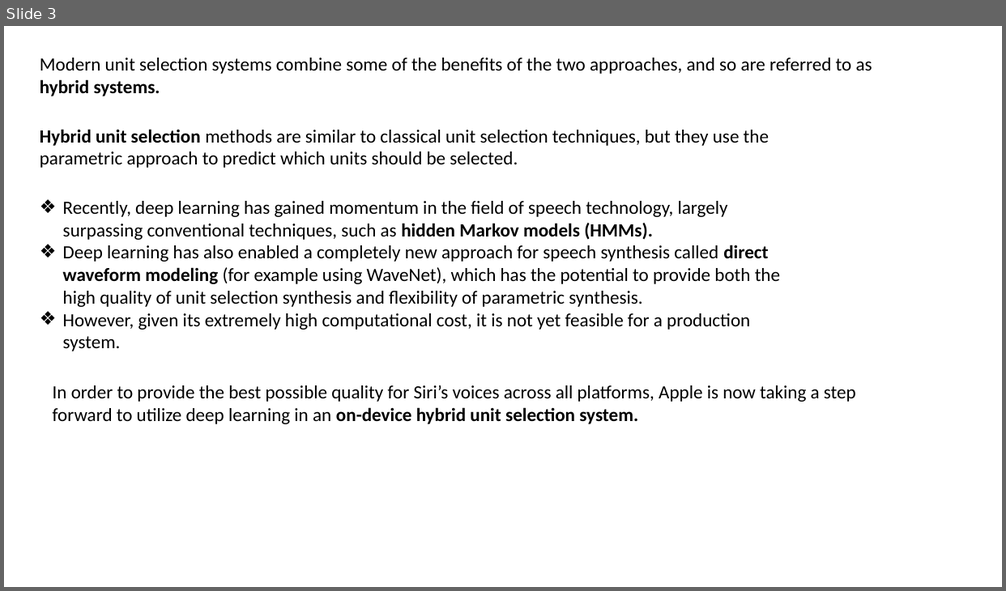
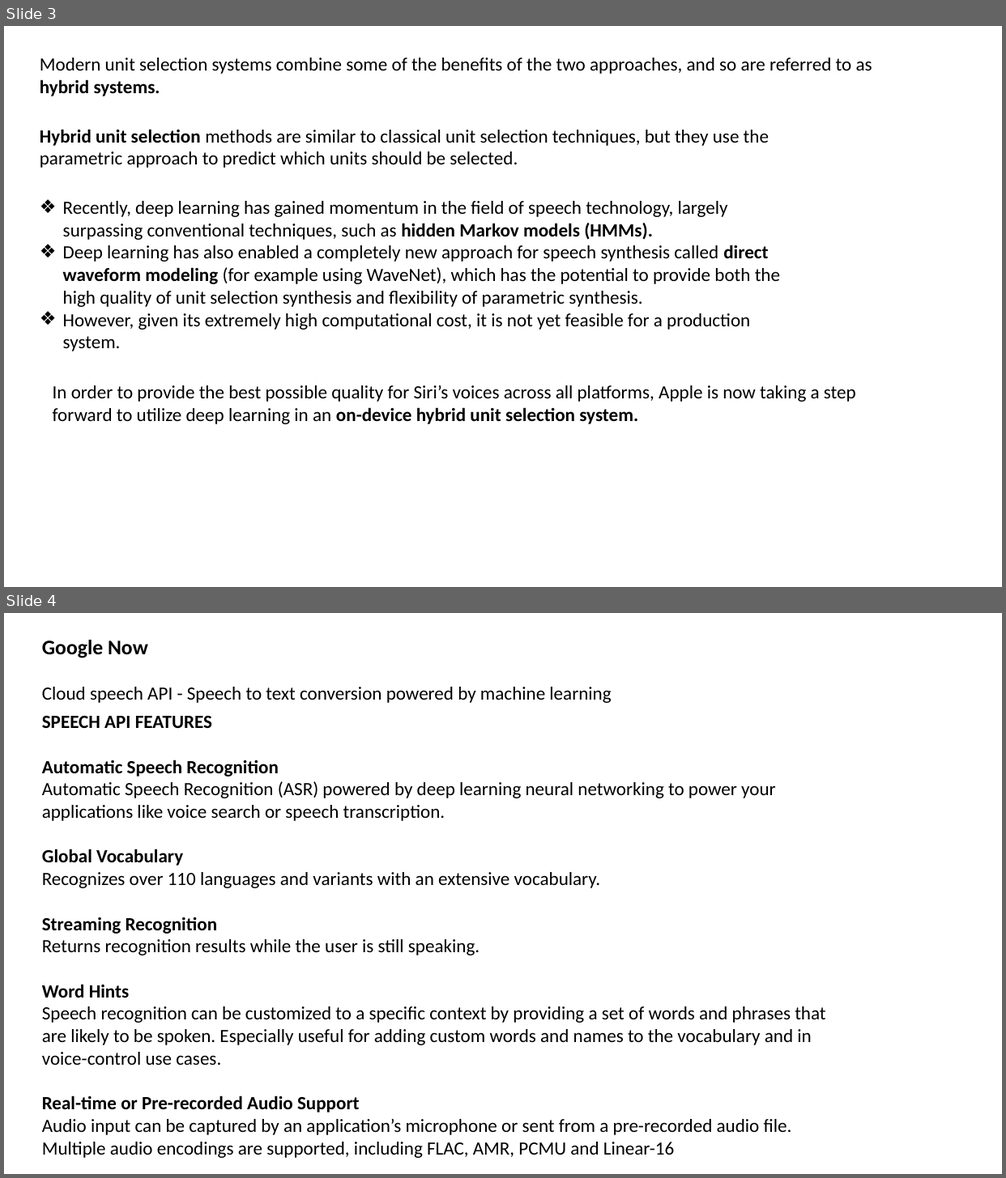
Before and after one commit to maddy6/LSTM_DEEP, a slide deck: Voice_Based_AI_Applications.pptx. Shown one above the other, each under a label of ours: slide 3 before the commit, slides 3 and 4 after it. The pictures are 1006x591 and 1006x1178 pixels, drawn with LibreOffice and Linux fonts; fonts in the diff are those of the drawing. Boxes give left, top, right and bottom in pixels: in the first picture for what was removed or moved away, otherwise in the second. Text is boxed around its words. In the diff, an @@ line names an element or a change of style, - is before the commit and + after.

```diff
--- a/Voice_Based_AI_Applications.pptx
+++ b/Voice_Based_AI_Applications.pptx
@@ slide 4 added at (4, 613, 1002, 1174), background #FFFFFF @@
@@ text added at (42, 640, 611, 703), 18 pt, text #000000 @@
+Google Now
+Cloud speech API - Speech to text conversion powered by machine learning
@@ text added at (42, 716, 825, 1158), 18 pt, text #000000 @@
+SPEECH API FEATURES
+Automatic Speech Recognition
+Automatic Speech Recognition (ASR) powered by deep learning neural networking to power your applications like voice search or speech transcription.
+Global Vocabulary
+Recognizes over 110 languages and variants with an extensive vocabulary.
+Streaming Recognition
+Returns recognition results while the user is still speaking.
+Word Hints
+Speech recognition can be customized to a specific context by providing a set of words and phrases that are likely to be spoken. Especially useful for adding custom words and names to the vocabulary and in voice-control use cases.
+Real-time or Pre-recorded Audio Support
+Audio input can be captured by an application’s microphone or sent from a pre-recorded audio file. Multiple audio encodings are supported, including FLAC, AMR, PCMU and Linear-16
```
Also in this commit, not shown: 2 slides changed, 17 other slides added, 1 slide removed.
